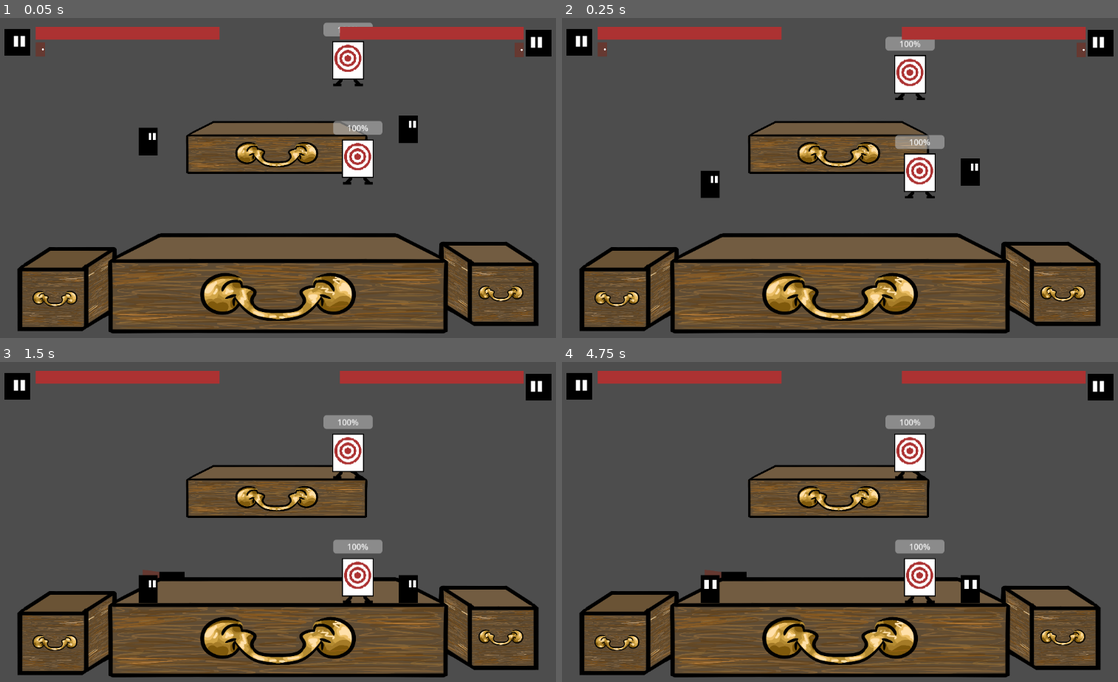
Above: before the commit, frames 1-4 (two rows, left to right).
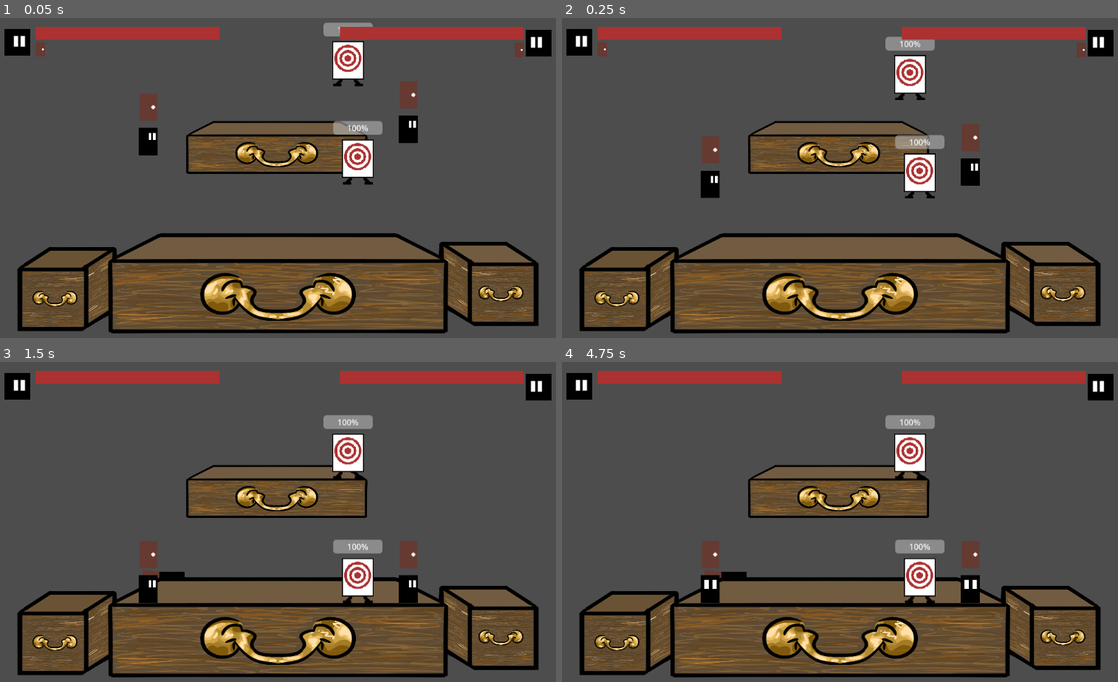
Above: after the commit, the same moments.

Repository: javiermarhuich/videojuego-portonazo
Game: Godot game, scene res://test_nivel.tscn
Same seed, same stepped clock (60 frames per second), same inputs: the game is played once before the commit and once after it.
Inputs (mouse positions are in pixels of both pictures, inside the frame that each line leads up to):
- Up to frame 1 (0.05 s): no input
- Up to frame 2 (0.25 s): no input
- Up to frame 3 (1.5 s): tap Enter at 0.5 s; move the mouse to (411, 506) at 0.52 s; click (411, 506) at 0.67 s; tap Space at 1.25 s; move the mouse to (161, 541) at 1.27 s; click (161, 541) at 1.42 s
- Up to frame 4 (4.75 s): tap Enter at 2, 3.5 s; move the mouse to (901, 451) at 2.02 s; click (901, 451) at 2.17 s; tap Space at 2.75, 4.25 s; move the mouse to (812, 589) at 2.77 s; click (812, 589) at 2.92 s; move the mouse to (1017, 573) at 3.52 s; click (1017, 573) at 3.67 s; move the mouse to (662, 474) at 4.27 s; click (662, 474) at 4.42 s

The runs differ from the first frame. In frame 1, 0.5% of the frame differs, in the area x 25-75%, y 19-32%; in frame 2, 0.5%; in frame 3, 0.5%; in frame 4, 0.5%.

Commit message:
ataque portonazo

Diff:
--- a/character/Angel.tscn
+++ b/character/Angel.tscn
@@ -1,7 +1,8 @@
-[gd_scene load_steps=23 format=3 uid="uid://d2iphac4y7y8i"]
+[gd_scene load_steps=25 format=3 uid="uid://d2iphac4y7y8i"]
 
 [ext_resource type="Script" uid="uid://5dqsrjp0weto" path="res://character/Personaje_Angel.gd" id="1_c45b1"]
 [ext_resource type="Texture2D" uid="uid://qtlf0ohtoxpv" path="res://images/wip_char.png" id="1_d2afa"]
+[ext_resource type="Texture2D" uid="uid://byuyg4omfgt7r" path="res://images/hud_door_icon.png" id="3_qvm42"]
 
 [sub_resource type="RectangleShape2D" id="RectangleShape2D_kjfh5"]
 size = Vector2(100, 144)
@@ -150,6 +151,9 @@
 [sub_resource type="RectangleShape2D" id="RectangleShape2D_aq6j2"]
 size = Vector2(115, 155)
 
+[sub_resource type="RectangleShape2D" id="RectangleShape2D_0ofyb"]
+size = Vector2(101, 142)
+
 [node name="Jugador" type="CharacterBody2D"]
 collision_mask = 2
 script = ExtResource("1_c45b1")
@@ -180,3 +184,12 @@
 position = Vector2(0.5, 0.5)
 shape = SubResource("RectangleShape2D_aq6j2")
 debug_color = Color(0.690473, 0.493667, 0.178714, 0.42)
+
+[node name="DoorBox" type="Area2D" parent="."]
+
+[node name="CollisionShape2D" type="CollisionShape2D" parent="DoorBox"]
+shape = SubResource("RectangleShape2D_0ofyb")
+
+[node name="Sprite2D" type="Sprite2D" parent="DoorBox"]
+scale = Vector2(5, 5)
+texture = ExtResource("3_qvm42")
--- a/character/Personaje_Angel.gd
+++ b/character/Personaje_Angel.gd
@@ -25,6 +25,13 @@
 var knockback : Vector2 = Vector2.ZERO
 var knockback_timer = 0.0
 
+var attack_count = 0
+var attack_timer = 0.0
+
+var orbit_radius = 180.0
+var orbit_angle = 0.0
+var orbit_speed = 20.0
+
 var curr_jump_count = 0
 
 var can_be_attacked_by_enemy = false
@@ -42,39 +49,82 @@
 		can_be_attacked_by_enemy = false
 
 func _physics_process(delta: float) -> void:
-	handle_attack()
-	handle_x_axis_movement()
+	handle_x_axis_movement(delta)
 	handle_y_axis_movement(delta)
 	reset_position_if_outside_map()
 	handle_knockback(delta)
 	handle_create_new_portal()
+	swing_door(delta)
 	move_and_slide()
 
-func handle_attack() -> void:
-	var attack_pressed_by_enemy = Input.is_action_just_pressed("attack_"+enemy_input_prefix)
-	if attack_pressed_by_enemy and can_be_attacked_by_enemy:
-		player_gets_hurt()
-
-func handle_x_axis_movement():
+func swing_door(delta) -> void:
+	if knockback_timer > 0.0:
+		return
+	var pressed_attack = Input.is_action_just_pressed("attack_"+input_prefix)
+	if pressed_attack and attack_timer <= 0.0:
+		attack_count = 0
+		attack_timer = 0.5
+		if $Sprite2D.flip_h:
+			orbit_angle = -0.5
+		else:
+			orbit_angle = 3.5
+
+	if attack_timer > 0.0:
+		var overlapping_bodies = $DoorBox.get_overlapping_bodies()
+		if attack_timer > 0.2 and attack_timer < 0.4:
+			for body in overlapping_bodies:
+				if body is Angel and body != self:
+					if attack_count == 0:
+						var direction
+						if $Sprite2D.flip_h:
+							direction = Vector2(-1.0,-1.0)
+						else:
+							direction = Vector2(1.0,-1.0)
+						body.apply_knockback(direction, 1000, 0.25)
+						body.player_gets_hurt()
+						attack_count += 1
+		if $Sprite2D.flip_h and attack_timer <= 0.4:
+			orbit_angle = maxf(orbit_angle -orbit_speed*delta, -3.5)
+		elif attack_timer <= 0.4:
+			orbit_angle = minf(orbit_angle + orbit_speed*delta, 6.5)
+		var offset = Vector2(cos(orbit_angle), sin(orbit_angle)) * orbit_radius
+		$DoorBox.position = offset
+		$DoorBox/Sprite2D.rotation = offset.angle() + PI / 2
+		attack_timer -= delta
+	else:
+		$DoorBox.position = Vector2(0, -orbit_radius)
+		$DoorBox/Sprite2D.rotation = 0.0
+		pass
+
+func handle_x_axis_movement(delta):
 	if knockback_timer > 0.0:
 		return
 	var direction := Input.get_axis("move_left_"+input_prefix, "move_right_"+input_prefix)
 	if direction:
-		moving_character_left(direction)
+		moving_character_left(delta, direction)
 	elif !is_on_floor():
 		velocity.x = move_toward(velocity.x, 0, abs(velocity.x)/20)
 	else:
 		velocity.x = move_toward(velocity.x, 0, SPEED)
 		state_machine.travel("idle")
 
-func moving_character_left(direction):
+func moving_character_left(delta, direction):
 	if is_frozen:
 		return
 	if direction == 1:
+		if attack_timer <= 0.0:
+			$Sprite2D.flip_h = false
 		state_machine.travel("caminar_derecha")
 	else:
-		state_machine.travel("caminar_izquierda")
-	velocity.x = SPEED * direction
+		if attack_timer <= 0.0:
+			$Sprite2D.flip_h = true
+		state_machine.travel("caminar_derecha")
+	var velocity_change = SPEED * direction * delta
+	var current_velocity = velocity.x
+	if abs(velocity.x) > SPEED:
+		velocity.x = move_toward(velocity.x, velocity_change, abs(velocity.x)/20)
+	else:
+		velocity.x = SPEED * direction
 
 func handle_y_axis_movement(delta):
 	if knockback_timer > 0.0 or is_frozen:
@@ -123,6 +173,7 @@
 func handle_knockback(delta):
 	if knockback_timer > 0.0:
 		velocity = knockback
+		knockback += get_gravity() * delta * 3
 		knockback_timer -= delta
 
 	if knockback_timer <= 0.0:
